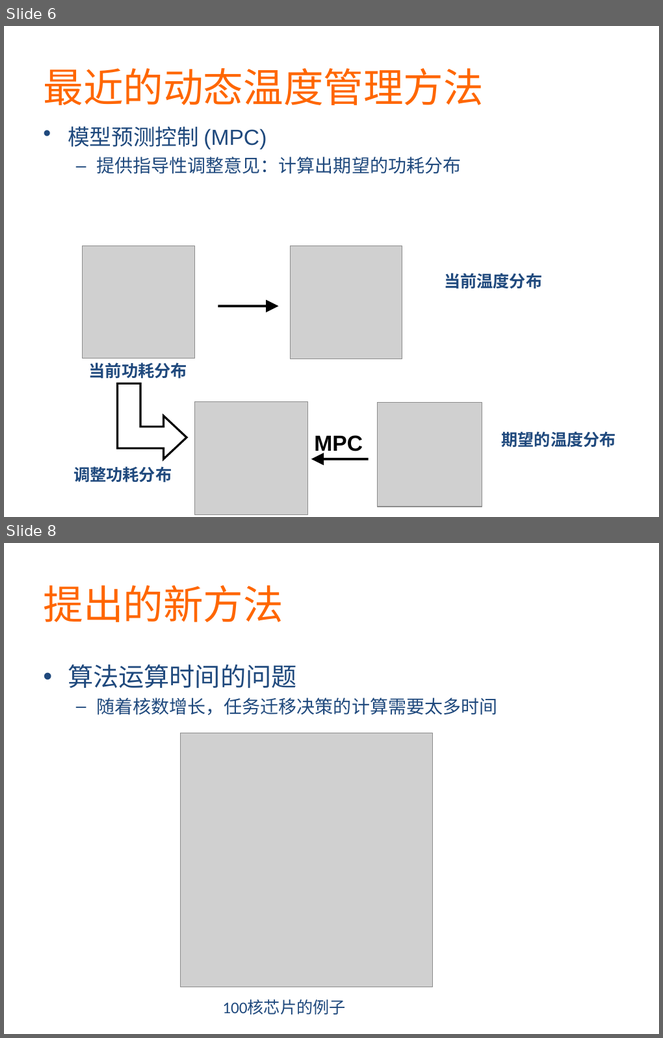
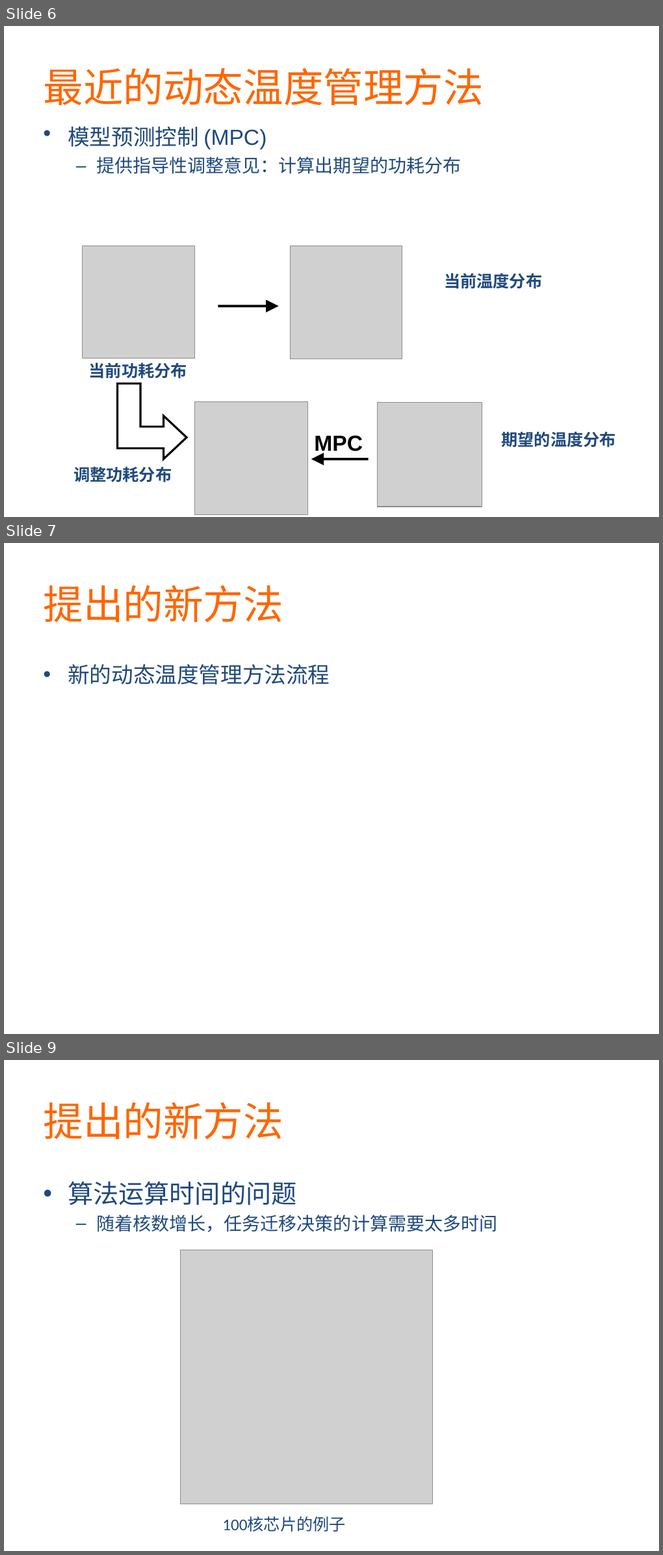
Before and after one commit to martian9/xin-yuan-houqin, a slide deck: ppt/majian.pptx. Shown one above the other, each under a label of ours: slides 6 and 8 before the commit, slides 6, 7 and 9 after it; the slides between them are not shown. The pictures are 663x1038 and 663x1555 pixels, drawn with LibreOffice and Linux fonts; fonts in the diff are those of the drawing; grey boxes stand for pictures. Boxes give left, top, right and bottom in pixels: in the first picture for what was removed or moved away, otherwise in the second. Text is boxed around its words. In the diff, an @@ line names an element or a change of style, - is before the commit and + after.

```diff
--- a/ppt/majian.pptx
+++ b/ppt/majian.pptx
@@ slide 7 added at (x1=4, y1=543, x2=659, y2=1034), background #FFFFFF @@
@@ title added at (x1=43, y1=585, x2=284, y2=622), 44 pt, text #FF6600 @@
+提出的新方法
@@ text added at (x1=68, y1=664, x2=330, y2=685), 24 pt, text #1F497D @@
+• 新的动态温度管理方法流程
@@ what was slide 8 is now slide 9 @@
```
Also in this commit, not shown: 7 slides changed, 1 slide removed.
